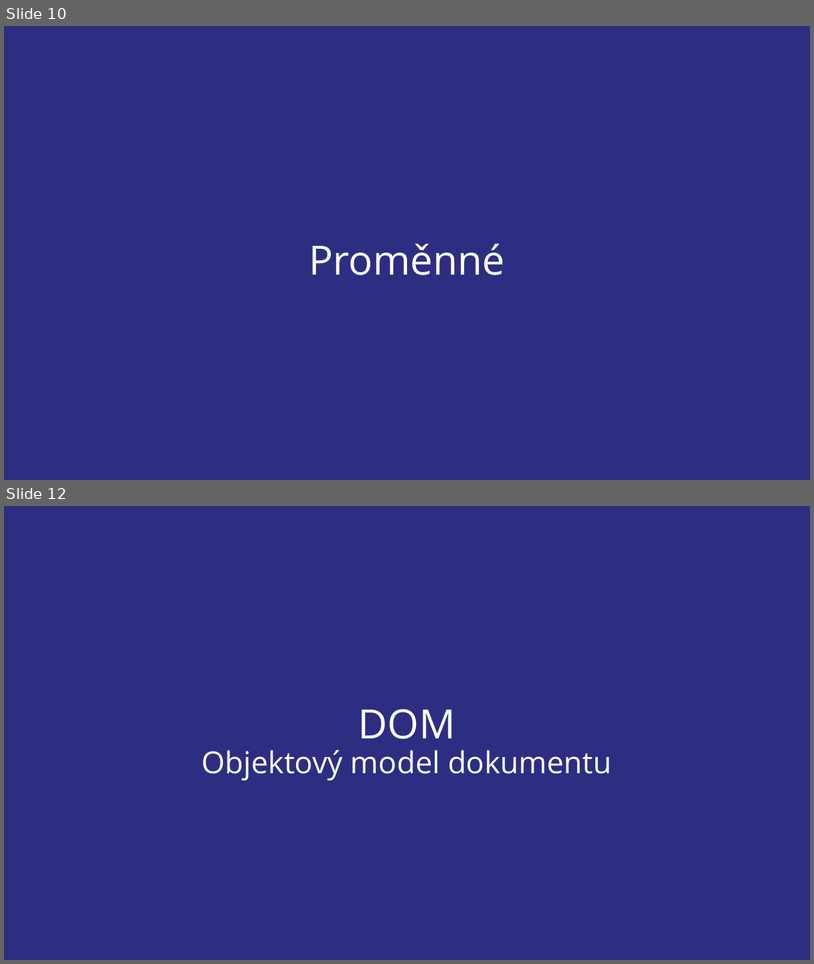
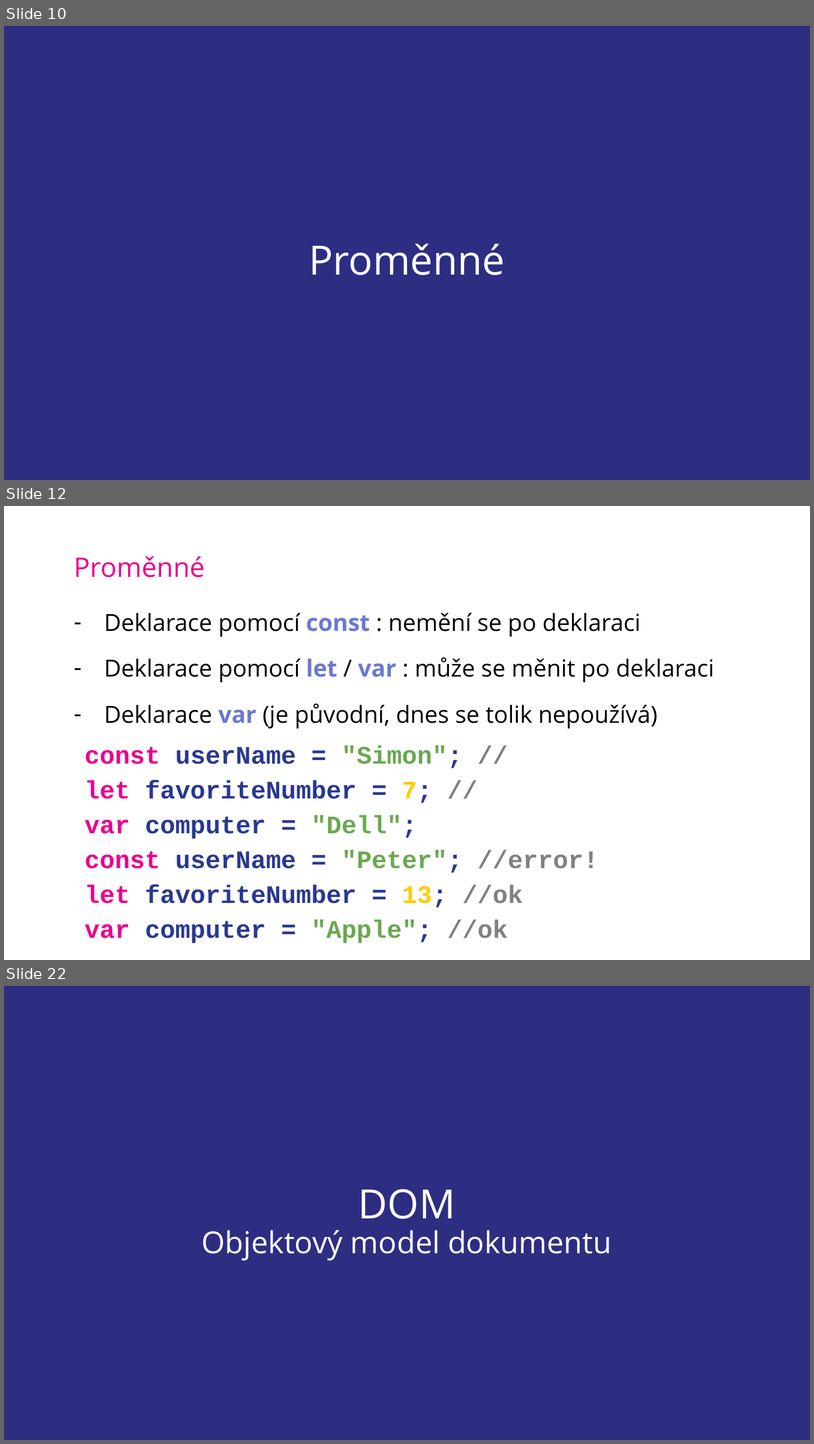
Before and after one commit to SimonB87/LetniSkola2020JS, a slide deck: JS-SB-LetnIskola2020.pptx. Shown one above the other, each under a label of ours: slides 10 and 12 before the commit, slides 10, 12 and 22 after it; the slides between them are not shown. The pictures are 814x964 and 814x1444 pixels, drawn with LibreOffice and Linux fonts; fonts in the diff are those of the drawing; background and template pictures are left out. Boxes give left, top, right and bottom in pixels: in the first picture for what was removed or moved away, otherwise in the second. Text is boxed around its words. In the diff, an @@ line names an element or a change of style, - is before the commit and + after.

```diff
--- a/JS-SB-LetnIskola2020.pptx
+++ b/JS-SB-LetnIskola2020.pptx
@@ slide 12 added at <box>4,506,810,960</box>, background picture (left out) @@
@@ title added at <box>74,556,204,577</box>, 32 pt, text #EB008B @@
+Proměnné
@@ text added at <box>104,613,715,729</box>, 28 pt, text #000000 @@
+– Deklarace pomocí const : nemění se po deklaraci
+– Deklarace pomocí let / var : může se měnit po deklaraci
+– Deklarace var (je původní, dnes se tolik nepoužívá)
@@ text added at <box>84,745,599,943</box>, 30 pt, text #283891, bold @@
+const userName = "Simon"; //
+let favoriteNumber = 7; //
+var computer = "Dell";
+const userName = "Peter"; //error!
+let favoriteNumber = 13; //ok
+var computer = "Apple"; //ok
@@ what was slide 12 is now slide 22 @@
```
Also in this commit, not shown: 2 slides changed, 9 other slides added.
